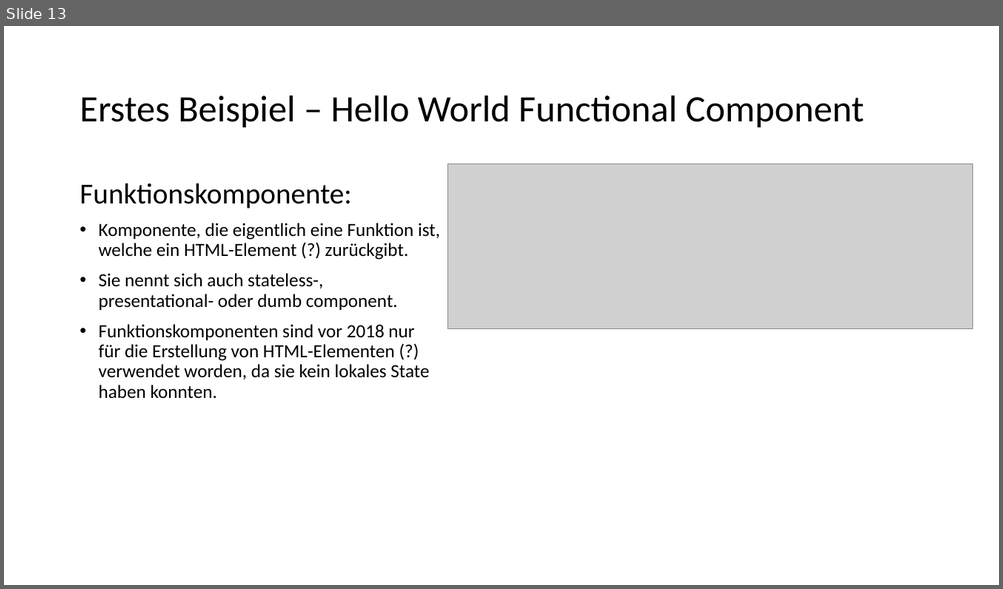
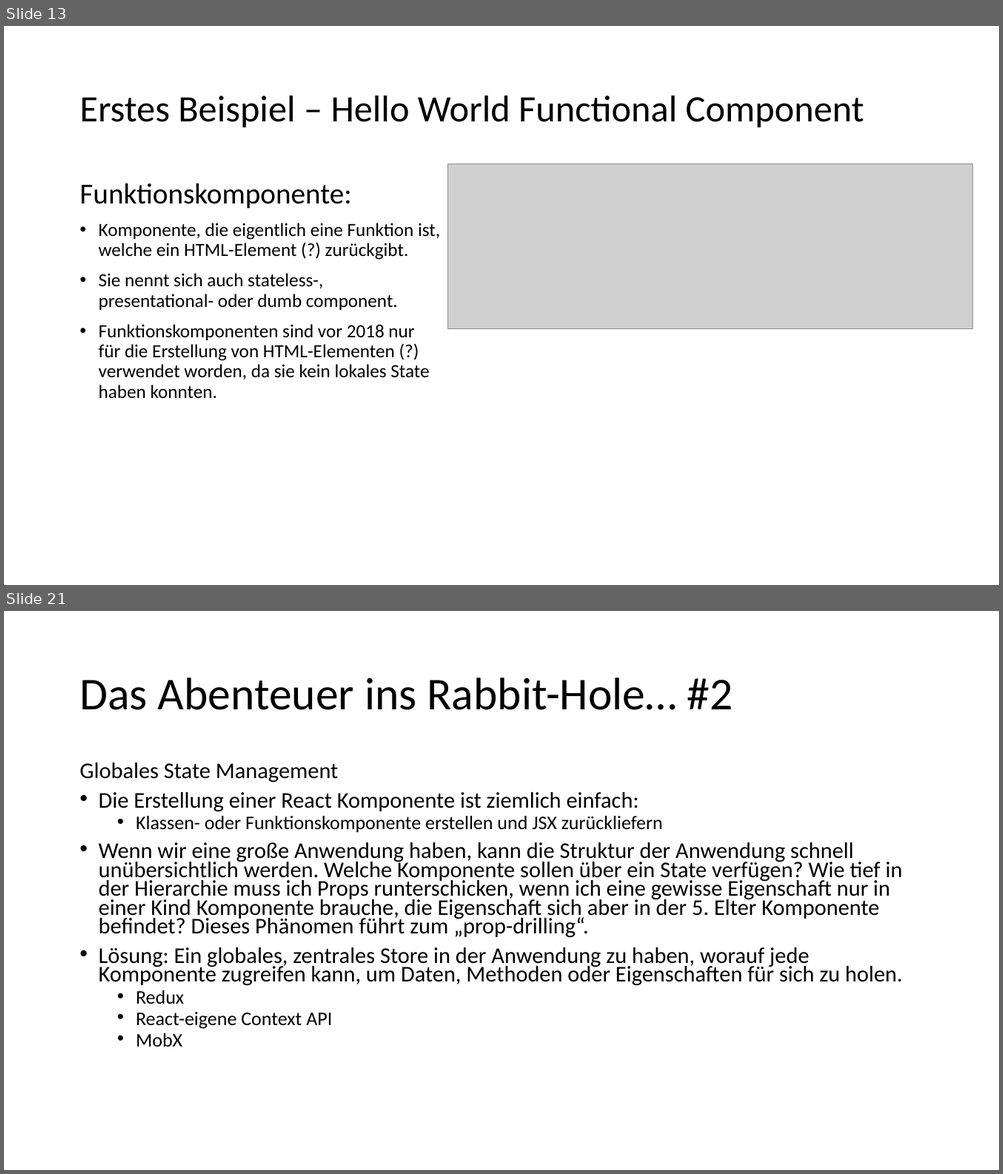
Before and after one commit to szitastamas/react_presentation_drheuer, a slide deck: React_Components.pptx. Shown one above the other, each under a label of ours: slide 13 before the commit, slides 13 and 21 after it; the slides between them are not shown. The pictures are 1003x589 and 1003x1174 pixels, drawn with LibreOffice and Linux fonts; fonts in the diff are those of the drawing; grey boxes stand for pictures. Boxes give left, top, right and bottom in pixels: in the first picture for what was removed or moved away, otherwise in the second. Text is boxed around its words. In the diff, an @@ line names an element or a change of style, - is before the commit and + after.

```diff
--- a/React_Components.pptx
+++ b/React_Components.pptx
@@ slide 21 added at <box>4,611,999,1170</box>, background #FFFFFF @@
@@ title added at <box>79,678,733,710</box>, 44 pt, text #000000 @@
+Das Abenteuer ins Rabbit-Hole… #2
@@ text added at <box>79,763,902,1047</box>, 21.7 pt, text #000000 @@
+Globales State Management
+• Die Erstellung einer React Komponente ist ziemlich einfach:
+  • Klassen- oder Funktionskomponente erstellen und JSX zurückliefern
+• Wenn wir eine große Anwendung haben, kann die Struktur der Anwendung schnell unübersichtlich werden. Welche Komponente sollen über ein State verfügen? Wie tief in der Hierarchie muss ich Props runterschicken, wenn ich eine gewisse Eigenschaft nur in einer Kind Komponente brauche, die Eigenschaft sich aber in der 5. Elter Komponente befindet? Dieses Phänomen führt zum „prop-drilling“.
+• Lösung: Ein globales, zentrales Store in der Anwendung zu haben, worauf jede Komponente zugreifen kann, um Daten, Methoden oder Eigenschaften für sich zu holen.
+  • Redux
+  • React-eigene Context API
+  • MobX
```
Also in this commit, not shown: 1 slide changed, 8 other slides added, 4 other files.
